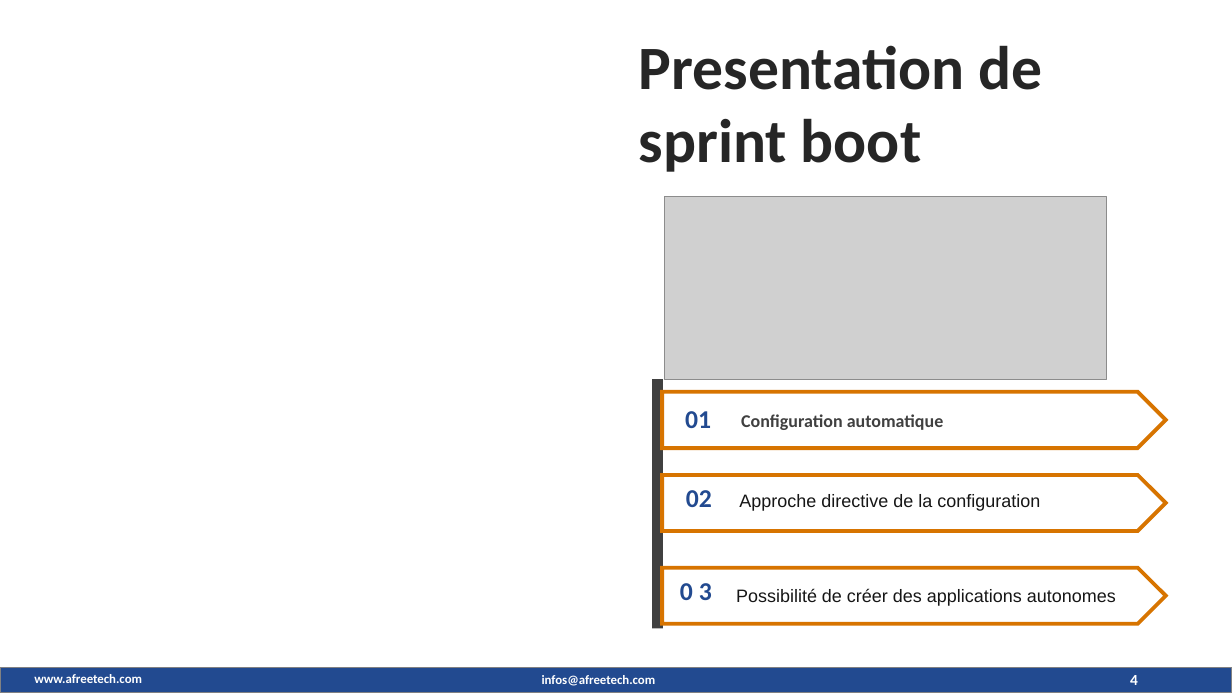
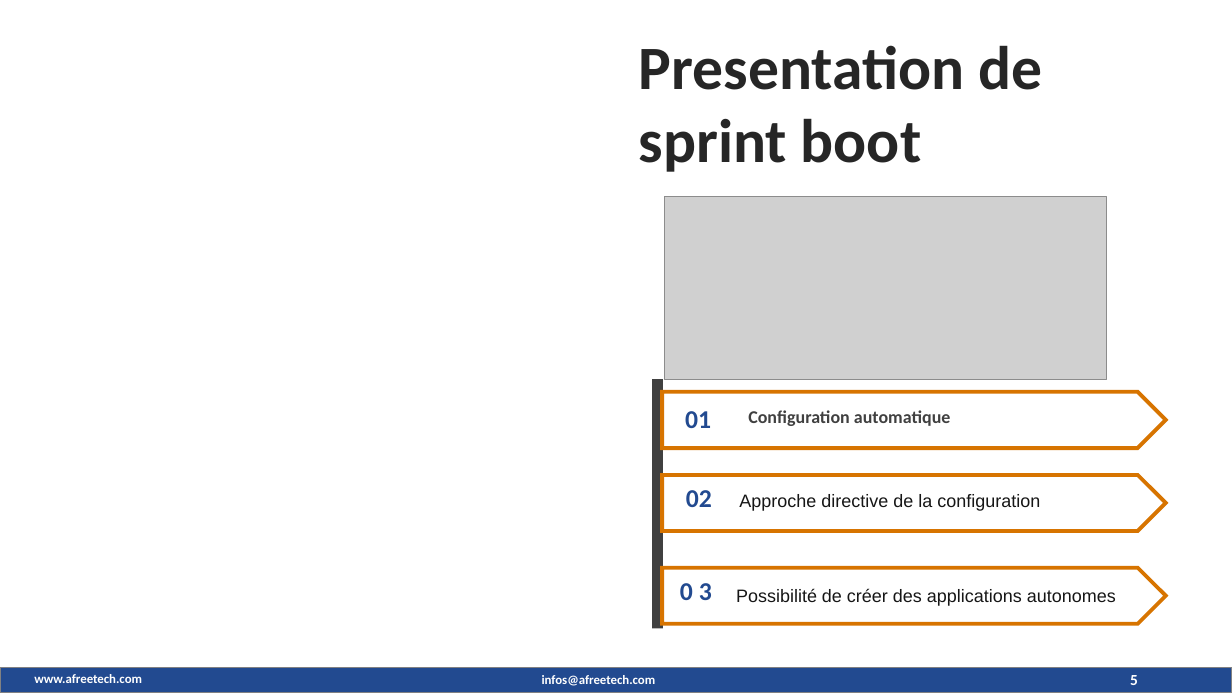
Before and after one commit to maximedorlin/maximedorlin, a slide deck: slide 5 of sprint boot.pptx (slide 4 before the commit). Drawn at 1232x693 pixels with LibreOffice and Linux fonts; fonts in the diff are those of the drawing; grey boxes stand for pictures; background and template pictures are left out. Boxes give left, top, right and bottom in pixels: in the first picture for what was removed or moved away, otherwise in the second. Text is boxed around its words. In the diff, an @@ line names an element or a change of style, - is before the commit and + after.

```diff
--- a/sprint boot.pptx
+++ b/sprint boot.pptx
@@ text "Configuration automatique": place and size @@
-text "Configuration automatique" at (741,414,944,430)
+text "Configuration automatique" at (748,410,951,426)
@@ page number at (1130,675,1138,685): text changed @@
-4
+5
```
Also in this commit, not shown: 5 other slides changed, 5 slides added.
